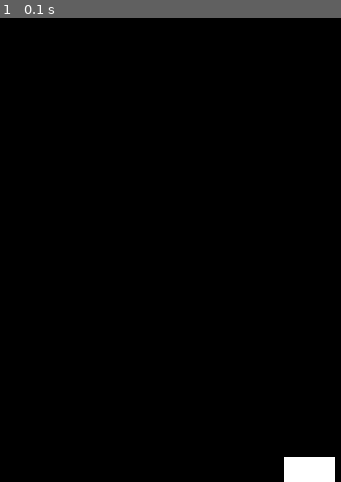
Above: before the commit, frame 1.
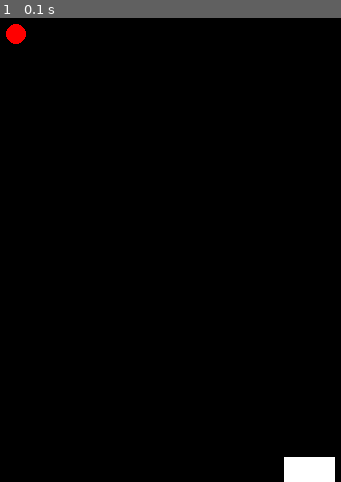
Above: after the commit, the same moment.

Repository: David-Sheehy/pygame_juggling
Game: pygame game, started from juggling/juggling.py
Two runs of this game, one before a commit and one after it. Both use one fixed random seed, a clock stepped at 60 frames per second and the inputs below.
Inputs:
- Up to frame 1 (0.1 s): no input

The runs differ from the first frame. In frame 1, 0.2% of the frame differs, in the area x 1-8%, y 1-6%.

Commit message:
The ball class now is able to display to the screen.

Diff:
--- a/juggling/juggling.py
+++ b/juggling/juggling.py
@@ -12,8 +12,9 @@
     w = pygame.display.set_mode(config.WINDOW_SIZE)
 
     puck = models.Puck()
-
+    ball = models.Ball()
     puck.set_position([config.WINDOW_SIZE[0]/2,config.WINDOW_SIZE[1]-25])
+    ball.pos = [32,32]
 
 
     # main game loop
@@ -28,6 +29,7 @@
 
         # flip buffer
         puck.draw(w)
+        ball.draw(w)
         pygame.display.flip()
 
 if __name__ == '__main__':
--- a/juggling/models.py
+++ b/juggling/models.py
@@ -57,7 +57,21 @@
 
 class Ball(Entity):
     """
+    The ball controlling class.
+    pos - The position of the ball.
     """
+    def __init__(self,position=[0,0]):
+        self.pos = position
+        self.speed = [0,-1]
+        self.size = 10
+        self.color = (255,0,0)
+
+
+    def draw(self, screen):
+        """
+        Draws the ball at it's current position on the screen
+        """
+        pygame.draw.circle(screen, self.color, self.pos, self.size)
 
     def hello(self):
         print("hello world from a ball")
